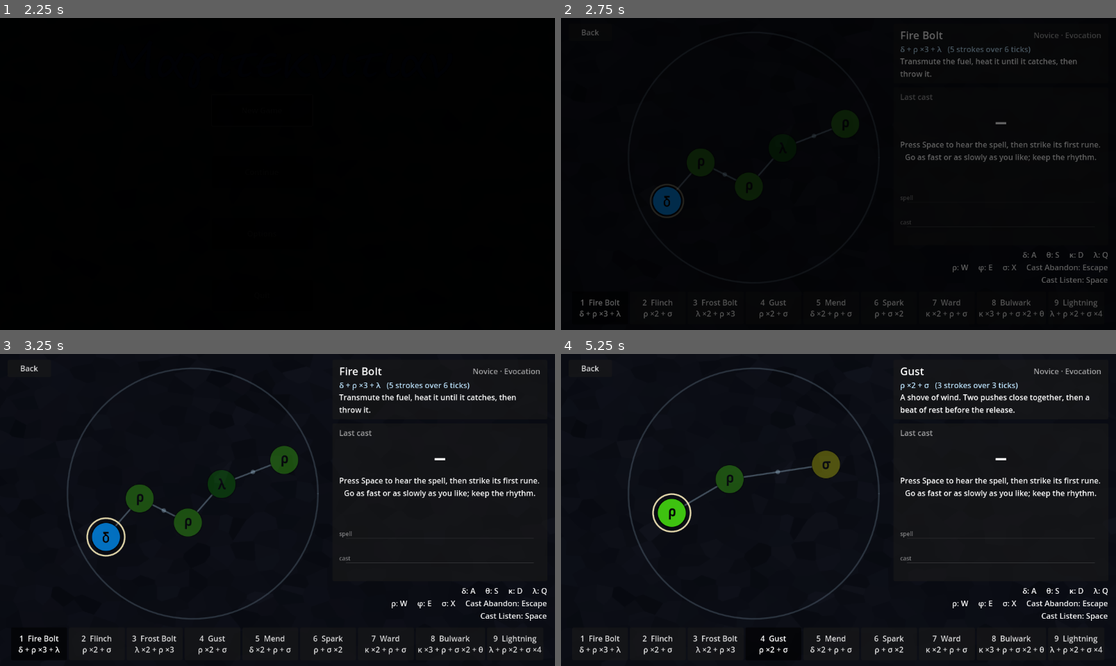
Above: before the commit, frames 1-4 (two rows, left to right).
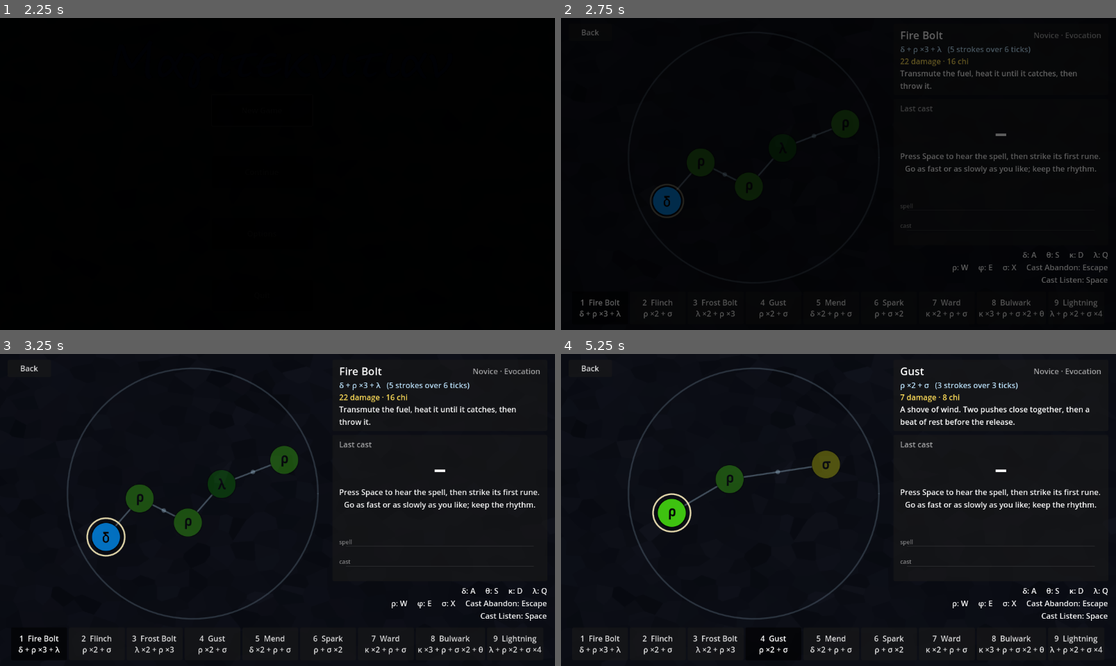
Above: after the commit, the same moments.

Repository: gamma2653/Magiteknician
Game: Godot game, scene res://magiteknician/menus/main_menu.tscn
The game is run twice, just before and just after one commit, with the same random seed, the same clock (stepped at 60 frames per second) and the same inputs.
Inputs:
- Up to frame 1 (2.25 s): click "New Game" at 0.5 s; click "New Game" at 1.25 s; click "Continue" at 2 s
- Up to frame 2 (2.75 s): no input
- Up to frame 3 (3.25 s): click "1 Fire Bolt δ + ρ ×3 + λ" at 2.75 s
- Up to frame 4 (5.25 s): click "2 Flinch ρ ×2 + σ" at 3.5 s; click "3 Frost Bolt λ ×2 + ρ ×3" at 4.25 s; click "4 Gust ρ ×2 + σ" at 5 s

Frame 1 is identical in both runs. In frame 2, 1.7% of the frame differs, in the area x 61-98%, y 12-68%; in frame 3, 2.2%; in frame 4, 2.5%.

Commit message:
Give spells effects, scaled by how well they were cast
A spell now lists what it does (damage, ward, heal) and what it costs
in chi. SpellResolver applies a finished cast to the two duelists,
scaling every amount by the cast's potency, and returns a SpellOutcome
that says what happened and can describe it as a line of a combat log.
A cast that fizzled does nothing.

The nine starter spells have costs and effects, and the practice range
shows them.

Co-Authored-By: Claude Fable 5.1 <noreply@anthropic.com>

Diff:
--- /dev/null
+++ b/magiteknician/engine/combat/spell_outcome.gd
@@ -0,0 +1,57 @@
+class_name SpellOutcome
+extends RefCounted
+## What a cast did once it was resolved. Made by SpellResolver.
+
+var spell: Spell
+var result: CastResult
+var caster: Duelist
+var target: Duelist
+## One entry for each effect of the spell, in order. Each is a dictionary:
+##   "kind": SpellEffect.Kind
+##   "on": the Duelist it landed on
+##   "amount": what was delivered, after scaling by potency
+##   "absorbed": for damage, the part a ward soaked up
+##   "through": for damage, the part that reached health
+var entries: Array[Dictionary] = []
+
+var fizzled: bool:
+	get:
+		return result == null or result.fizzled
+
+
+## Total of `field` across entries of `kind`.
+func total(kind: SpellEffect.Kind, field: String = "amount") -> float:
+	var sum := 0.0
+	for entry in entries:
+		if entry["kind"] == kind:
+			sum += float(entry.get(field, 0.0))
+	return sum
+
+
+func damage_dealt() -> float:
+	return total(SpellEffect.Kind.DAMAGE, "through")
+
+
+func damage_absorbed() -> float:
+	return total(SpellEffect.Kind.DAMAGE, "absorbed")
+
+
+## The outcome in a line, for a combat log.
+func describe() -> String:
+	var who := caster.display_name if caster != null else "Someone"
+	var what := spell.display_name if spell != null else "a spell"
+	if fizzled:
+		return "%s's %s fizzled." % [who, what]
+	var parts: PackedStringArray = []
+	for entry in entries:
+		match entry["kind"]:
+			SpellEffect.Kind.DAMAGE:
+				var line := "%d damage" % [roundi(entry["through"])]
+				if entry["absorbed"] > 0.0:
+					line += " (%d warded)" % [roundi(entry["absorbed"])]
+				parts.append(line)
+			SpellEffect.Kind.WARD:
+				parts.append("a ward of %d" % [roundi(entry["amount"])])
+			SpellEffect.Kind.HEAL:
+				parts.append("%d healed" % [roundi(entry["amount"])])
+	return "%s cast %s (%s): %s." % [who, what, result.grade_name, ", ".join(parts)]
--- /dev/null
+++ b/magiteknician/engine/combat/spell_resolver.gd
@@ -0,0 +1,36 @@
+class_name SpellResolver
+extends RefCounted
+## Applies a finished cast to the duelists.
+##
+## The cast's potency scales every amount, so how well the spell was cast
+## decides how much it does. A cast that fizzled does nothing.
+
+
+## Applies `spell`, cast by `caster` with the verdict `result`, to `caster`
+## and `target`, and reports what happened.
+static func resolve(spell: Spell, result: CastResult, caster: Duelist, target: Duelist) -> SpellOutcome:
+	var outcome := SpellOutcome.new()
+	outcome.spell = spell
+	outcome.result = result
+	outcome.caster = caster
+	outcome.target = target
+	if spell == null or outcome.fizzled:
+		return outcome
+
+	for effect in spell.effects:
+		if effect == null:
+			continue
+		var amount := effect.amount * result.potency
+		var on := caster if effect.is_on_self() else target
+		var entry := {"kind": effect.kind, "on": on, "amount": amount}
+		match effect.kind:
+			SpellEffect.Kind.DAMAGE:
+				var ward_before := on.ward
+				entry["through"] = on.take_damage(amount)
+				entry["absorbed"] = minf(ward_before, amount)
+			SpellEffect.Kind.WARD:
+				on.raise_ward(amount, effect.duration)
+			SpellEffect.Kind.HEAL:
+				entry["amount"] = on.heal(amount)
+		outcome.entries.append(entry)
+	return outcome
--- a/magiteknician/engine/spells/spell.gd
+++ b/magiteknician/engine/spells/spell.gd
@@ -50,6 +50,11 @@
 @export var rank: Rank = Rank.NOVICE
 ## The runes of the spell, in the order they are struck.
 @export var strokes: Array[RuneStroke] = []
+## Chi the caster pays to begin the spell. It is paid up front and is not
+## returned if the cast fizzles or is abandoned.
+@export_range(0.0, 100.0, 0.5, "or_greater") var chi_cost: float = 0.0
+## What the spell does, at full potency.
+@export var effects: Array[SpellEffect] = []
 
 
 ## The spell's rhythm: the tick of each stroke, in order.
@@ -125,6 +130,15 @@
 	return problems().is_empty()
 
 
+## What the spell does at the given potency, e.g. "22 damage".
+func describe_effects(potency: float = 1.0) -> String:
+	var parts: PackedStringArray = []
+	for effect in effects:
+		if effect != null:
+			parts.append(effect.describe(potency))
+	return ", ".join(parts)
+
+
 ## True when every rune sits inside the spell circle.
 func fits_circle() -> bool:
 	for stroke in strokes:
--- /dev/null
+++ b/magiteknician/engine/spells/spell_effect.gd
@@ -0,0 +1,56 @@
+@tool
+class_name SpellEffect
+extends Resource
+## One thing a spell does when it is cast.
+##
+## The amount written here is what a flawless cast delivers. What a given
+## cast delivers is that amount scaled by the cast's potency.
+
+enum Kind {
+	## Harms the foe. Their ward takes it first.
+	DAMAGE,
+	## Raises a ward on the caster that soaks up damage until it is used up
+	## or lapses.
+	WARD,
+	## Restores the caster's health.
+	HEAL,
+}
+
+const KIND_NAMES: Dictionary[Kind, String] = {
+	Kind.DAMAGE: "Damage",
+	Kind.WARD: "Ward",
+	Kind.HEAL: "Heal",
+}
+
+@export var kind: Kind = Kind.DAMAGE
+## How much, at full potency.
+@export_range(0.0, 200.0, 0.5, "or_greater") var amount: float = 10.0
+## How long it lasts, in seconds, for effects that last. Potency does not
+## change it.
+@export_range(0.0, 60.0, 0.5, "or_greater") var duration: float = 0.0
+
+
+static func make(kind_: Kind, amount_: float, duration_: float = 0.0) -> SpellEffect:
+	var effect := SpellEffect.new()
+	effect.kind = kind_
+	effect.amount = amount_
+	effect.duration = duration_
+	return effect
+
+
+## True when the effect lands on the caster rather than on their foe.
+func is_on_self() -> bool:
+	return kind == Kind.WARD or kind == Kind.HEAL
+
+
+## What the effect does, in a few words, at the given potency.
+func describe(potency: float = 1.0) -> String:
+	var scaled := roundi(amount * potency)
+	match kind:
+		Kind.DAMAGE:
+			return "%d damage" % [scaled]
+		Kind.WARD:
+			return "ward of %d for %ss" % [scaled, String.num(duration, 1).trim_suffix(".0")]
+		Kind.HEAL:
+			return "heals %d" % [scaled]
+	return ""
--- a/magiteknician/hud/SpellInfo.tscn
+++ b/magiteknician/hud/SpellInfo.tscn
@@ -39,6 +39,11 @@
 modulate = Color(0.75, 0.9, 1, 1)
 layout_mode = 2
 
+[node name="Effect" type="Label" parent="Margin/Rows"]
+unique_name_in_owner = true
+modulate = Color(1, 0.87, 0.35, 1)
+layout_mode = 2
+
 [node name="Description" type="Label" parent="Margin/Rows"]
 unique_name_in_owner = true
 custom_minimum_size = Vector2(400, 0)
--- a/magiteknician/hud/spell_info.gd
+++ b/magiteknician/hud/spell_info.gd
@@ -7,6 +7,7 @@
 @onready var title: Label = %Title
 @onready var lineage: Label = %Lineage
 @onready var formula: Label = %Formula
+@onready var effect: Label = %Effect
 @onready var description: Label = %Description
 
 
@@ -19,9 +20,21 @@
 		title.text = NO_SPELL
 		lineage.text = ""
 		formula.text = ""
+		effect.text = ""
 		description.text = ""
 		return
 	title.text = spell.display_name
 	lineage.text = "%s · %s" % [Spell.RANK_NAMES[spell.rank], Spell.SCHOOL_NAMES[spell.school]]
 	formula.text = "%s   (%d strokes over %d ticks)" % [spell.formula(), spell.strokes.size(), spell.span_ticks()]
+	effect.text = effect_text(spell)
 	description.text = spell.description
+
+
+## What the spell does and what it costs, e.g. "22 damage · 16 chi".
+static func effect_text(spell: Spell) -> String:
+	var parts: PackedStringArray = []
+	if not spell.effects.is_empty():
+		parts.append(spell.describe_effects())
+	if spell.chi_cost > 0.0:
+		parts.append("%s chi" % [String.num(spell.chi_cost, 1).trim_suffix(".0")])
+	return " · ".join(parts)
--- a/magiteknician/levels/practice_range.tscn
+++ b/magiteknician/levels/practice_range.tscn
@@ -38,12 +38,12 @@
 offset_left = 690.0
 offset_top = 12.0
 offset_right = 1136.0
-offset_bottom = 136.0
+offset_bottom = 160.0
 
 [node name="ResultPanel" parent="HUD" instance=ExtResource("5_result")]
 unique_name_in_owner = true
 offset_left = 690.0
-offset_top = 144.0
+offset_top = 168.0
 offset_right = 1136.0
 offset_bottom = 472.0
 
--- a/magiteknician/spells/bulwark.tres
+++ b/magiteknician/spells/bulwark.tres
@@ -1,7 +1,14 @@
 [gd_resource type="Resource" script_class="Spell" format=3]
 
 [ext_resource type="Script" path="res://magiteknician/engine/spells/spell.gd" id="1_el8fa"]
+[ext_resource type="Script" path="res://magiteknician/engine/spells/spell_effect.gd" id="1_i3sdn"]
 [ext_resource type="Script" path="res://magiteknician/engine/spells/rune_stroke.gd" id="2_i3sdn"]
+
+[sub_resource type="Resource" id="Resource_uiie3"]
+script = ExtResource("1_i3sdn")
+kind = 1
+amount = 45.0
+duration = 10.0
 
 [sub_resource type="Resource" id="Resource_1hp4q"]
 script = ExtResource("2_i3sdn")
@@ -50,3 +57,5 @@
 school = 0
 rank = 1
 strokes = Array[ExtResource("2_i3sdn")]([SubResource("Resource_1hp4q"), SubResource("Resource_07ac3"), SubResource("Resource_b4s4x"), SubResource("Resource_rsty8"), SubResource("Resource_6mefi"), SubResource("Resource_y2mrr"), SubResource("Resource_o5k46")])
+chi_cost = 26.0
+effects = Array[ExtResource("1_i3sdn")]([SubResource("Resource_uiie3")])
--- a/magiteknician/spells/fire_bolt.tres
+++ b/magiteknician/spells/fire_bolt.tres
@@ -1,7 +1,12 @@
 [gd_resource type="Resource" script_class="Spell" format=3]
 
 [ext_resource type="Script" path="res://magiteknician/engine/spells/spell.gd" id="1_shvhf"]
+[ext_resource type="Script" path="res://magiteknician/engine/spells/spell_effect.gd" id="1_x6pgi"]
 [ext_resource type="Script" path="res://magiteknician/engine/spells/rune_stroke.gd" id="2_x6pgi"]
+
+[sub_resource type="Resource" id="Resource_02dmi"]
+script = ExtResource("1_x6pgi")
+amount = 22.0
 
 [sub_resource type="Resource" id="Resource_eexhw"]
 script = ExtResource("2_x6pgi")
@@ -35,3 +40,5 @@
 display_name = "Fire Bolt"
 description = "Transmute the fuel, heat it until it catches, then throw it."
 strokes = Array[ExtResource("2_x6pgi")]([SubResource("Resource_eexhw"), SubResource("Resource_tp2m0"), SubResource("Resource_5g8jc"), SubResource("Resource_n0ln6"), SubResource("Resource_l8t2s")])
+chi_cost = 16.0
+effects = Array[ExtResource("1_x6pgi")]([SubResource("Resource_02dmi")])
--- a/magiteknician/spells/flinch.tres
+++ b/magiteknician/spells/flinch.tres
@@ -1,7 +1,12 @@
 [gd_resource type="Resource" script_class="Spell" format=3]
 
+[ext_resource type="Script" path="res://magiteknician/engine/spells/spell_effect.gd" id="1_qd01t"]
 [ext_resource type="Script" path="res://magiteknician/engine/spells/spell.gd" id="1_tox5l"]
 [ext_resource type="Script" path="res://magiteknician/engine/spells/rune_stroke.gd" id="2_qd01t"]
+
+[sub_resource type="Resource" id="Resource_qrf8x"]
+script = ExtResource("1_qd01t")
+amount = 3.0
 
 [sub_resource type="Resource" id="Resource_rfl6m"]
 script = ExtResource("2_qd01t")
@@ -25,3 +30,5 @@
 description = "Forces a startle. It does no harm, but a startled caster loses their place."
 school = 3
 strokes = Array[ExtResource("2_qd01t")]([SubResource("Resource_rfl6m"), SubResource("Resource_64ub5"), SubResource("Resource_amhn3")])
+chi_cost = 10.0
+effects = Array[ExtResource("1_qd01t")]([SubResource("Resource_qrf8x")])
--- a/magiteknician/spells/frost_bolt.tres
+++ b/magiteknician/spells/frost_bolt.tres
@@ -1,7 +1,12 @@
 [gd_resource type="Resource" script_class="Spell" format=3]
 
+[ext_resource type="Script" path="res://magiteknician/engine/spells/spell_effect.gd" id="1_ev2a5"]
 [ext_resource type="Script" path="res://magiteknician/engine/spells/spell.gd" id="1_qupvu"]
 [ext_resource type="Script" path="res://magiteknician/engine/spells/rune_stroke.gd" id="2_ev2a5"]
+
+[sub_resource type="Resource" id="Resource_hy1jk"]
+script = ExtResource("1_ev2a5")
+amount = 17.0
 
 [sub_resource type="Resource" id="Resource_7fvh1"]
 script = ExtResource("2_ev2a5")
@@ -35,3 +40,5 @@
 display_name = "Frost Bolt"
 description = "Break the air down, draw the heat out of it, then throw what is left."
 strokes = Array[ExtResource("2_ev2a5")]([SubResource("Resource_7fvh1"), SubResource("Resource_8njib"), SubResource("Resource_d0m40"), SubResource("Resource_wpik8"), SubResource("Resource_5em7x")])
+chi_cost = 16.0
+effects = Array[ExtResource("1_ev2a5")]([SubResource("Resource_hy1jk")])
--- a/magiteknician/spells/gust.tres
+++ b/magiteknician/spells/gust.tres
@@ -1,7 +1,12 @@
 [gd_resource type="Resource" script_class="Spell" format=3]
 
 [ext_resource type="Script" path="res://magiteknician/engine/spells/spell.gd" id="1_00sst"]
+[ext_resource type="Script" path="res://magiteknician/engine/spells/spell_effect.gd" id="1_tnqv1"]
 [ext_resource type="Script" path="res://magiteknician/engine/spells/rune_stroke.gd" id="2_tnqv1"]
+
+[sub_resource type="Resource" id="Resource_hkmd3"]
+script = ExtResource("1_tnqv1")
+amount = 7.0
 
 [sub_resource type="Resource" id="Resource_crq4c"]
 script = ExtResource("2_tnqv1")
@@ -24,3 +29,5 @@
 display_name = "Gust"
 description = "A shove of wind. Two pushes close together, then a beat of rest before the release."
 strokes = Array[ExtResource("2_tnqv1")]([SubResource("Resource_crq4c"), SubResource("Resource_co5sm"), SubResource("Resource_svmxb")])
+chi_cost = 8.0
+effects = Array[ExtResource("1_tnqv1")]([SubResource("Resource_hkmd3")])
--- a/magiteknician/spells/lightning.tres
+++ b/magiteknician/spells/lightning.tres
@@ -1,7 +1,12 @@
 [gd_resource type="Resource" script_class="Spell" format=3]
 
 [ext_resource type="Script" path="res://magiteknician/engine/spells/spell.gd" id="1_66foq"]
+[ext_resource type="Script" path="res://magiteknician/engine/spells/spell_effect.gd" id="1_anx2i"]
 [ext_resource type="Script" path="res://magiteknician/engine/spells/rune_stroke.gd" id="2_anx2i"]
+
+[sub_resource type="Resource" id="Resource_mpwgn"]
+script = ExtResource("1_anx2i")
+amount = 36.0
 
 [sub_resource type="Resource" id="Resource_4qd1l"]
 script = ExtResource("2_anx2i")
@@ -49,3 +54,5 @@
 description = "A Spark given a path to follow: strip the air, then strike down it twice."
 rank = 1
 strokes = Array[ExtResource("2_anx2i")]([SubResource("Resource_4qd1l"), SubResource("Resource_n0002"), SubResource("Resource_00i8g"), SubResource("Resource_lh6fy"), SubResource("Resource_y5w7f"), SubResource("Resource_g18ib"), SubResource("Resource_jc4pr")])
+chi_cost = 28.0
+effects = Array[ExtResource("1_anx2i")]([SubResource("Resource_mpwgn")])
--- a/magiteknician/spells/mend.tres
+++ b/magiteknician/spells/mend.tres
@@ -1,7 +1,13 @@
 [gd_resource type="Resource" script_class="Spell" format=3]
 
+[ext_resource type="Script" path="res://magiteknician/engine/spells/spell_effect.gd" id="1_n1l5q"]
 [ext_resource type="Script" path="res://magiteknician/engine/spells/spell.gd" id="1_qllls"]
 [ext_resource type="Script" path="res://magiteknician/engine/spells/rune_stroke.gd" id="2_n1l5q"]
+
+[sub_resource type="Resource" id="Resource_cw0ll"]
+script = ExtResource("1_n1l5q")
+kind = 2
+amount = 18.0
 
 [sub_resource type="Resource" id="Resource_fur73"]
 script = ExtResource("2_n1l5q")
@@ -32,3 +38,5 @@
 description = "Knits a wound closed, one stitch after another."
 school = 4
 strokes = Array[ExtResource("2_n1l5q")]([SubResource("Resource_fur73"), SubResource("Resource_8osci"), SubResource("Resource_dwl3m"), SubResource("Resource_7kmgb")])
+chi_cost = 18.0
+effects = Array[ExtResource("1_n1l5q")]([SubResource("Resource_cw0ll")])
--- a/magiteknician/spells/spark.tres
+++ b/magiteknician/spells/spark.tres
@@ -1,7 +1,12 @@
 [gd_resource type="Resource" script_class="Spell" format=3]
 
 [ext_resource type="Script" path="res://magiteknician/engine/spells/spell.gd" id="1_0k68e"]
+[ext_resource type="Script" path="res://magiteknician/engine/spells/spell_effect.gd" id="1_mnvr8"]
 [ext_resource type="Script" path="res://magiteknician/engine/spells/rune_stroke.gd" id="2_mnvr8"]
+
+[sub_resource type="Resource" id="Resource_k4jg3"]
+script = ExtResource("1_mnvr8")
+amount = 8.0
 
 [sub_resource type="Resource" id="Resource_x68m6"]
 script = ExtResource("2_mnvr8")
@@ -25,3 +30,5 @@
 display_name = "Spark"
 description = "A snap of electric charge. Three quick strokes, evenly spaced."
 strokes = Array[ExtResource("2_mnvr8")]([SubResource("Resource_x68m6"), SubResource("Resource_gj242"), SubResource("Resource_2uwb0")])
+chi_cost = 6.0
+effects = Array[ExtResource("1_mnvr8")]([SubResource("Resource_k4jg3")])
--- a/magiteknician/spells/ward.tres
+++ b/magiteknician/spells/ward.tres
@@ -1,7 +1,14 @@
 [gd_resource type="Resource" script_class="Spell" format=3]
 
+[ext_resource type="Script" path="res://magiteknician/engine/spells/spell_effect.gd" id="1_2sy2x"]
 [ext_resource type="Script" path="res://magiteknician/engine/spells/spell.gd" id="1_3mqij"]
 [ext_resource type="Script" path="res://magiteknician/engine/spells/rune_stroke.gd" id="2_2sy2x"]
+
+[sub_resource type="Resource" id="Resource_imbc3"]
+script = ExtResource("1_2sy2x")
+kind = 1
+amount = 20.0
+duration = 8.0
 
 [sub_resource type="Resource" id="Resource_bjx5m"]
 script = ExtResource("2_2sy2x")
@@ -32,3 +39,5 @@
 description = "Arrests whatever crosses its boundary until the momentum it can hold is used up."
 school = 0
 strokes = Array[ExtResource("2_2sy2x")]([SubResource("Resource_bjx5m"), SubResource("Resource_gb3s5"), SubResource("Resource_euwnd"), SubResource("Resource_neoyu")])
+chi_cost = 14.0
+effects = Array[ExtResource("1_2sy2x")]([SubResource("Resource_imbc3")])
--- /dev/null
+++ b/tests/combat/test_spell_resolver.gd
@@ -0,0 +1,134 @@
+extends TestCase
+## SpellResolver: what a cast does to the duelists.
+
+const BEAT := 300_000
+
+var caster: Duelist
+var target: Duelist
+
+
+func before_each() -> void:
+	caster = Duelist.new("Caster")
+	target = Duelist.new("Target")
+
+
+## A verdict on `spell` cast with every stroke `wobble` ticks off the beat,
+## alternately late and early.
+func _cast(spell: Spell, wobble: float = 0.0) -> CastResult:
+	var times := []
+	var ticks := spell.ticks()
+	for i in ticks.size():
+		var nudge := wobble if i % 2 == 1 else -wobble
+		if i == 0:
+			nudge = 0.0
+		times.append(int((ticks[i] + nudge) * BEAT))
+	return CastScorer.score(ticks, times)
+
+
+func test_a_flawless_cast_delivers_the_written_amount() -> void:
+	var fire_bolt := SpellLibrary.find(&"fire_bolt")
+	var outcome := SpellResolver.resolve(fire_bolt, _cast(fire_bolt), caster, target)
+	assert_almost_eq(target.health, 100.0 - fire_bolt.effects[0].amount)
+	assert_almost_eq(outcome.damage_dealt(), fire_bolt.effects[0].amount)
+	assert_almost_eq(caster.health, 100.0, 0.0001, "the caster is unharmed")
+	assert_false(outcome.fizzled)
+
+
+func test_a_sloppy_cast_delivers_less() -> void:
+	var fire_bolt := SpellLibrary.find(&"fire_bolt")
+	var sloppy := _cast(fire_bolt, 0.12)
+	assert_false(sloppy.fizzled)
+	assert_lt(sloppy.potency, 1.0)
+	var outcome := SpellResolver.resolve(fire_bolt, sloppy, caster, target)
+	assert_almost_eq(outcome.damage_dealt(), fire_bolt.effects[0].amount * sloppy.potency, 0.0001)
+	assert_gt(target.health, 100.0 - fire_bolt.effects[0].amount)
+
+
+func test_a_fizzled_cast_does_nothing() -> void:
+	var fire_bolt := SpellLibrary.find(&"fire_bolt")
+	var outcome := SpellResolver.resolve(fire_bolt, CastResult.fizzle(), caster, target)
+	assert_true(outcome.fizzled)
+	assert_eq(outcome.entries.size(), 0)
+	assert_almost_eq(target.health, 100.0)
+	assert_true("fizzled" in outcome.describe())
+
+
+func test_a_ward_goes_on_the_caster() -> void:
+	var ward := SpellLibrary.find(&"ward")
+	var outcome := SpellResolver.resolve(ward, _cast(ward), caster, target)
+	assert_almost_eq(caster.ward, ward.effects[0].amount)
+	assert_almost_eq(caster.ward_seconds_left, ward.effects[0].duration)
+	assert_false(target.is_warded())
+	assert_eq(outcome.entries[0]["on"], caster)
+
+
+func test_a_weak_cast_raises_a_weak_ward_that_lasts_as_long() -> void:
+	var ward := SpellLibrary.find(&"ward")
+	var sloppy := _cast(ward, 0.12)
+	SpellResolver.resolve(ward, sloppy, caster, target)
+	assert_almost_eq(caster.ward, ward.effects[0].amount * sloppy.potency, 0.0001)
+	assert_almost_eq(caster.ward_seconds_left, ward.effects[0].duration)
+
+
+func test_a_ward_answers_an_attack() -> void:
+	var ward := SpellLibrary.find(&"ward")
+	var fire_bolt := SpellLibrary.find(&"fire_bolt")
+	SpellResolver.resolve(ward, _cast(ward), target, caster)
+	var outcome := SpellResolver.resolve(fire_bolt, _cast(fire_bolt), caster, target)
+	assert_almost_eq(outcome.damage_absorbed(), 20.0)
+	assert_almost_eq(outcome.damage_dealt(), 2.0)
+	assert_almost_eq(target.health, 98.0)
+	assert_true("warded" in outcome.describe())
+
+
+func test_mending_heals_the_caster() -> void:
+	var mend := SpellLibrary.find(&"mend")
+	caster.take_damage(50.0)
+	var outcome := SpellResolver.resolve(mend, _cast(mend), caster, target)
+	assert_almost_eq(caster.health, 50.0 + mend.effects[0].amount)
+	assert_almost_eq(outcome.total(SpellEffect.Kind.HEAL), mend.effects[0].amount)
+
+
+func test_healing_reports_what_was_restored_not_what_was_offered() -> void:
+	var mend := SpellLibrary.find(&"mend")
+	caster.take_damage(5.0)
+	var outcome := SpellResolver.resolve(mend, _cast(mend), caster, target)
+	assert_almost_eq(outcome.total(SpellEffect.Kind.HEAL), 5.0)
+
+
+func test_a_spell_can_do_several_things() -> void:
+	var spell := Spell.new()
+	spell.id = &"drain"
+	spell.display_name = "Drain"
+	spell.strokes = SpellLibrary.find(&"spark").strokes
+	spell.effects = [
+		SpellEffect.make(SpellEffect.Kind.DAMAGE, 10.0),
+		SpellEffect.make(SpellEffect.Kind.HEAL, 6.0),
+	]
+	caster.take_damage(20.0)
+	var outcome := SpellResolver.resolve(spell, _cast(spell), caster, target)
+	assert_eq(outcome.entries.size(), 2)
+	assert_almost_eq(target.health, 90.0)
+	assert_almost_eq(caster.health, 86.0)
+
+
+func test_the_outcome_reads_as_a_line_of_a_combat_log() -> void:
+	var fire_bolt := SpellLibrary.find(&"fire_bolt")
+	var outcome := SpellResolver.resolve(fire_bolt, _cast(fire_bolt), caster, target)
+	assert_eq(outcome.describe(), "Caster cast Fire Bolt (S): 22 damage.")
+
+
+func test_every_spell_in_the_game_does_something_and_costs_something() -> void:
+	for spell in SpellLibrary.all():
+		assert_gt(spell.effects.size(), 0, "%s has an effect" % [spell.id])
+		assert_gt(spell.chi_cost, 0.0, "%s costs chi" % [spell.id])
+		assert_true(spell.chi_cost <= Duelist.new().max_chi, "%s can be afforded on a full pool" % [spell.id])
+		assert_false(spell.describe_effects().is_empty(), "%s can describe itself" % [spell.id])
+
+
+func test_effects_describe_themselves() -> void:
+	assert_eq(SpellEffect.make(SpellEffect.Kind.DAMAGE, 22.0).describe(), "22 damage")
+	assert_eq(SpellEffect.make(SpellEffect.Kind.DAMAGE, 22.0).describe(0.5), "11 damage")
+	assert_eq(SpellEffect.make(SpellEffect.Kind.WARD, 20.0, 8.0).describe(), "ward of 20 for 8s")
+	assert_eq(SpellEffect.make(SpellEffect.Kind.WARD, 20.0, 7.5).describe(), "ward of 20 for 7.5s")
+	assert_eq(SpellEffect.make(SpellEffect.Kind.HEAL, 18.0).describe(), "heals 18")
Not shown, added: magiteknician/engine/combat/spell_outcome.gd.uid
Not shown, added: magiteknician/engine/combat/spell_resolver.gd.uid
Not shown, added: magiteknician/engine/spells/spell_effect.gd.uid
Not shown, added: tests/combat/test_spell_resolver.gd.uid
